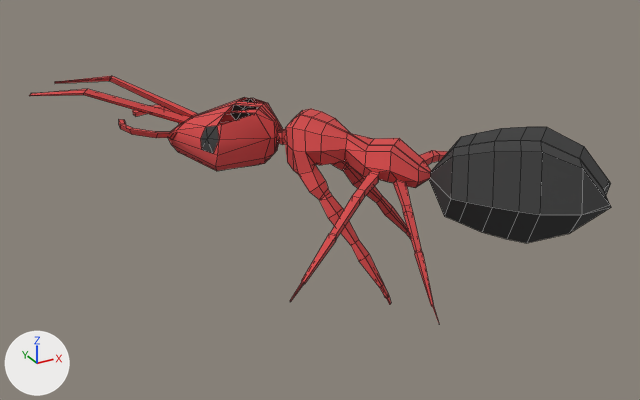
An edit to the FBX model MrowiskoWorldCreator/Mrowisko/MrowiskoContent/Models/mrowka_01.FBX, drawn before and after from the same camera.
The view is the same before and after, from a camera (50 mm lens) standing at (-0.774, -1.486, 0.775) and looking at (0.024, -0.035, 0.05). Lighting does not change. The marker at lower left points along +X, +Y and +Z. Mesh edges are drawn as thin lines. Where no turn or scale is listed for an object, it has been applied to the vertices. Vertices at the same position are counted once.
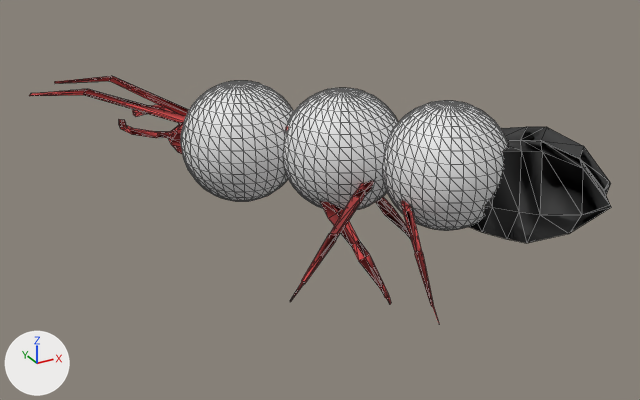
The newer file is also turned or shifted as a whole; pictures and numbers use the older file's frame.

What differs and where, as boxes [x1, y1, x2, y2] in the pictures (640 x 400 px):
'Box001', reshaped
    both: [29, 76, 611, 323]
'BoundingSphere005', added
    after: [382, 101, 508, 230]
'BoundingSphere006', added
    after: [181, 81, 294, 201]
'BoundingSphere4', added
    after: [283, 88, 398, 210]

Diff of the bpy script that builds the scene:
```diff
--- a/MrowiskoWorldCreator/Mrowisko/MrowiskoContent/Models/mrowka_01.FBX.py
+++ b/MrowiskoWorldCreator/Mrowisko/MrowiskoContent/Models/mrowka_01.FBX.py
@@ me_mesh @@
 # used by ob_box001; location = (-0.197, 0.051, 0.0)
-me_mesh.from_pydata(...)  # 650 vertices, 604 faces; spans x -0.245..0.736, y -0.57..0.411, z -0.101..0.252
+me_mesh.from_pydata(...)  # 650 vertices, 1182 faces; spans x -0.245..0.736, y -0.57..0.411, z -0.101..0.252
+# me_mesh part 1: the surface is now shaded smooth
 me_mesh.materials.append(mat_material__13)
@@ me_mesh_001 @@
+me_mesh_001.from_pydata(...)  # a UV sphere (32 segments, 16 rings, poles along z) spanning x -0.123..0.123, y -0.123..0.123, z -0.123..0.123
@@ ob_boundingsphere4 @@
+ob_boundingsphere4 = bpy.data.objects.new('BoundingSphere4', me_mesh_001)
+ob_boundingsphere4.location = (0.066, -0.051, 0.156)
@@ ob_boundingsphere005 @@
+ob_boundingsphere005 = bpy.data.objects.new('BoundingSphere005', me_mesh_001.copy())
+ob_boundingsphere005.location = (0.196, -0.22, 0.156)
@@ ob_boundingsphere006 @@
+ob_boundingsphere006 = bpy.data.objects.new('BoundingSphere006', me_mesh_001.copy())
+ob_boundingsphere006.location = (-0.089, 0.092, 0.156)
```
